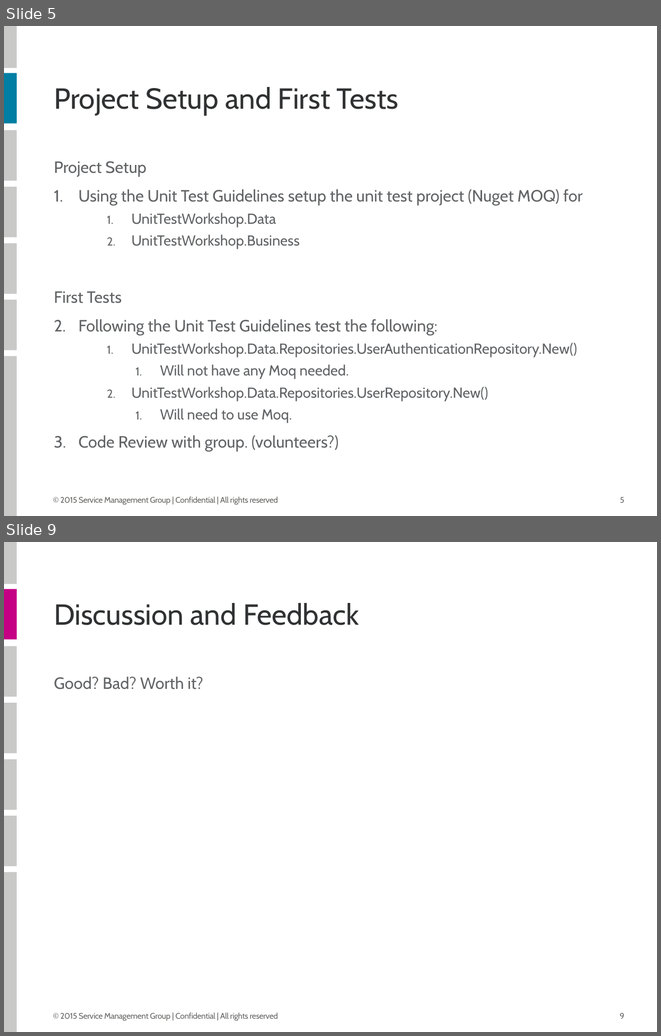
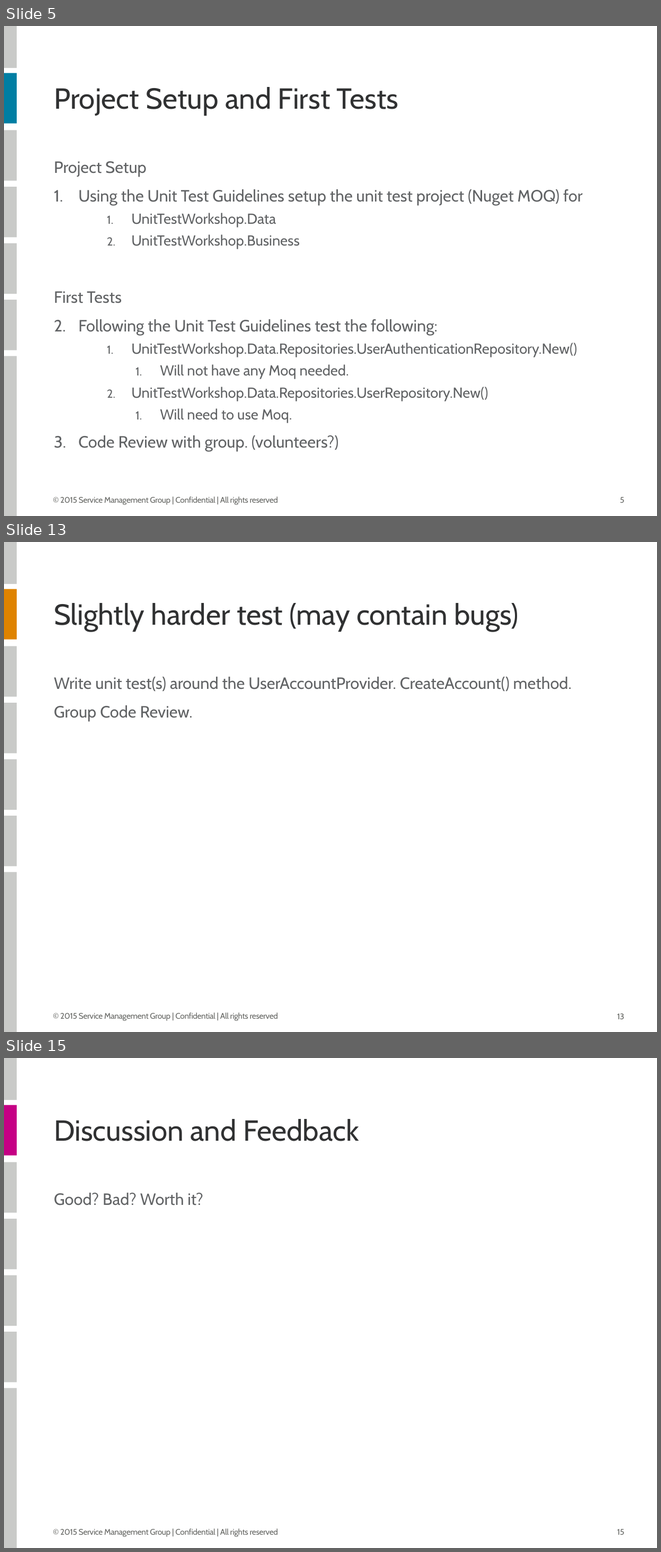
Before and after one commit to taeatonDev/UnitTestTraining, a slide deck: Unit Test Course Outline.pptx. Shown one above the other, each under a label of ours: slides 5 and 9 before the commit, slides 5, 13 and 15 after it; the slides between them are not shown. The pictures are 661x1036 and 661x1552 pixels, drawn with LibreOffice and Linux fonts; fonts in the diff are those of the drawing. Boxes give left, top, right and bottom in pixels: in the first picture for what was removed or moved away, otherwise in the second. Text is boxed around its words. In the diff, an @@ line names an element or a change of style, - is before the commit and + after.

```diff
--- a/Unit Test Course Outline.pptx
+++ b/Unit Test Course Outline.pptx
@@ slide 13 added at [4, 542, 657, 1032], background #FFFFFF; not listed: 7 template elements that a slide beside it also shows @@
@@ rectangle added at [4, 589, 17, 640], fill #DF8300 @@
@@ title added at [54, 603, 519, 632], 32 pt, text #303132 @@
+Slightly harder test (may contain bugs)
@@ text added at [54, 677, 572, 721], 18 pt, text #616365 @@
+Write unit test(s) around the UserAccountProvider. CreateAccount() method.
+Group Code Review.
@@ page number added at [617, 1013, 625, 1019], 9 pt, text #646663 @@
+13
@@ what was slide 9 is now slide 15 @@
@@ page number at [617, 1529, 624, 1534]: text changed @@
-9
+15
```
Also in this commit, not shown: 4 slides changed, 5 other slides added.
